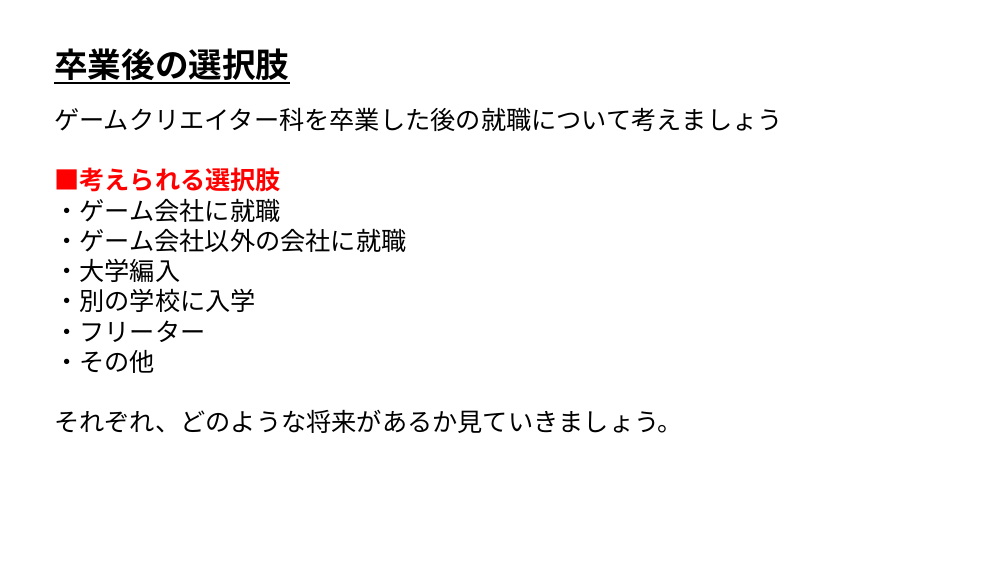
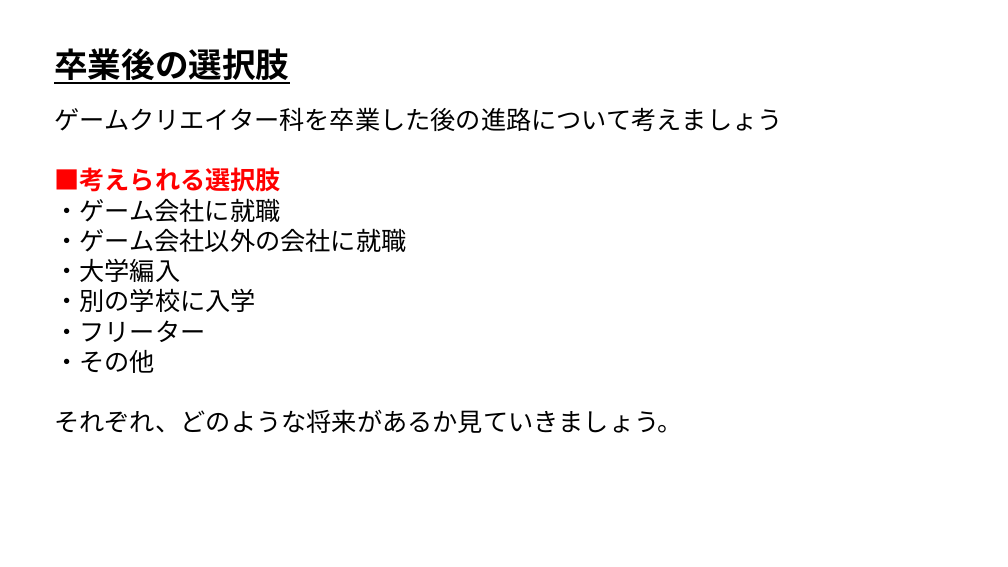
Before and after one commit to ArakiYusuke-Ohara/Textbook, a slide deck: slide 7 of その他/進路ガイダンス.pptx. Drawn at 1008x567 pixels with LibreOffice and Linux fonts; fonts in the diff are those of the drawing. Boxes give left, top, right and bottom in pixels: in the first picture for what was removed or moved away, otherwise in the second. Text is boxed around its words. In the diff, an @@ line names an element or a change of style, - is before the commit and + after.

Commit message:
微修正

```diff
--- a/その他/進路ガイダンス.pptx
+++ b/その他/進路ガイダンス.pptx
@@ text at (x1=54, y1=107, x2=782, y2=131): text changed @@
-ゲームクリエイター科を卒業した後の就職について考えましょう
+ゲームクリエイター科を卒業した後の進路について考えましょう
```
